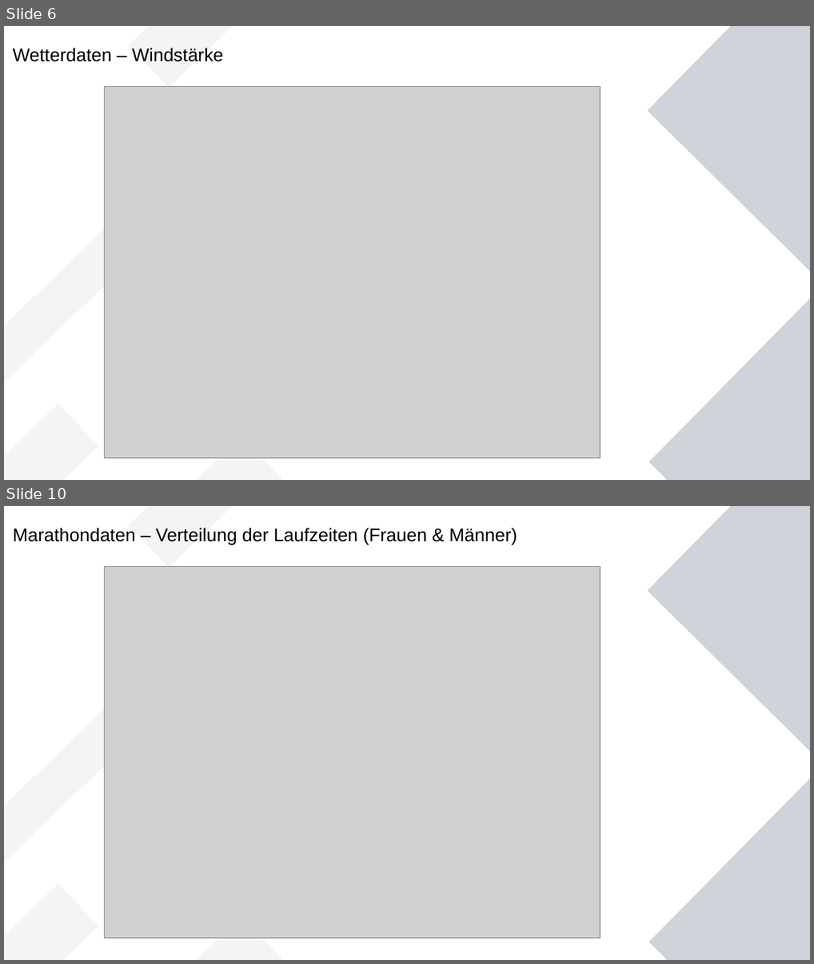
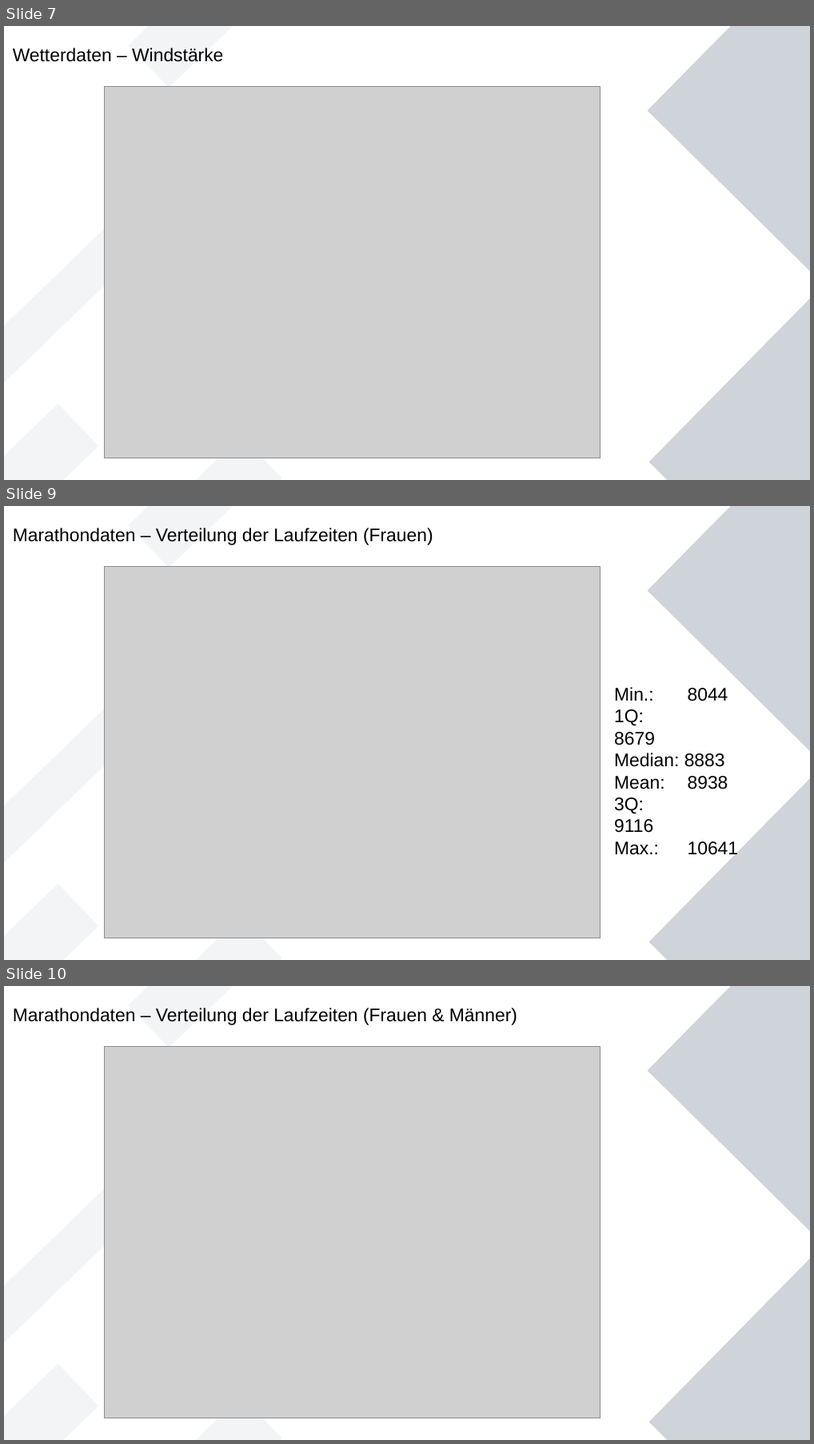
Before and after one commit to Wade-Sys/wma, a slide deck: analyse/Erste_Analysen.odp. Shown one above the other, each under a label of ours: slides 6 and 10 before the commit, slides 7, 9 and 10 after it; the slides between them are not shown. The pictures are 814x964 and 814x1444 pixels, drawn with LibreOffice and Linux fonts; fonts in the diff are those of the drawing; grey boxes stand for pictures. Boxes give left, top, right and bottom in pixels: in the first picture for what was removed or moved away, otherwise in the second. Text is boxed around its words. In the diff, an @@ line names an element or a change of style, - is before the commit and + after.

```diff
--- a/analyse/Erste_Analysen.odp
+++ b/analyse/Erste_Analysen.odp
@@ slide 9 added at (4,506,810,960), background #FFFFFF; not listed: 6 template elements that a slide beside it also shows @@
@@ title added at (13,528,434,545), 18 pt, text #000000 @@
+Marathondaten – Verteilung der Laufzeiten (Frauen)
@@ picture added at (105,567,600,939) @@
@@ text added at (614,687,739,859), 18 pt, text #000000 @@
+Min.: 8044
+1Q: 8679
+Median: 8883
+Mean: 8938
+3Q: 9116
+Max.: 10641
@@ what was slide 6 is now slide 7 @@
```
Also in this commit, not shown: 2 slides changed, 9 other slides added, 12 other files.
